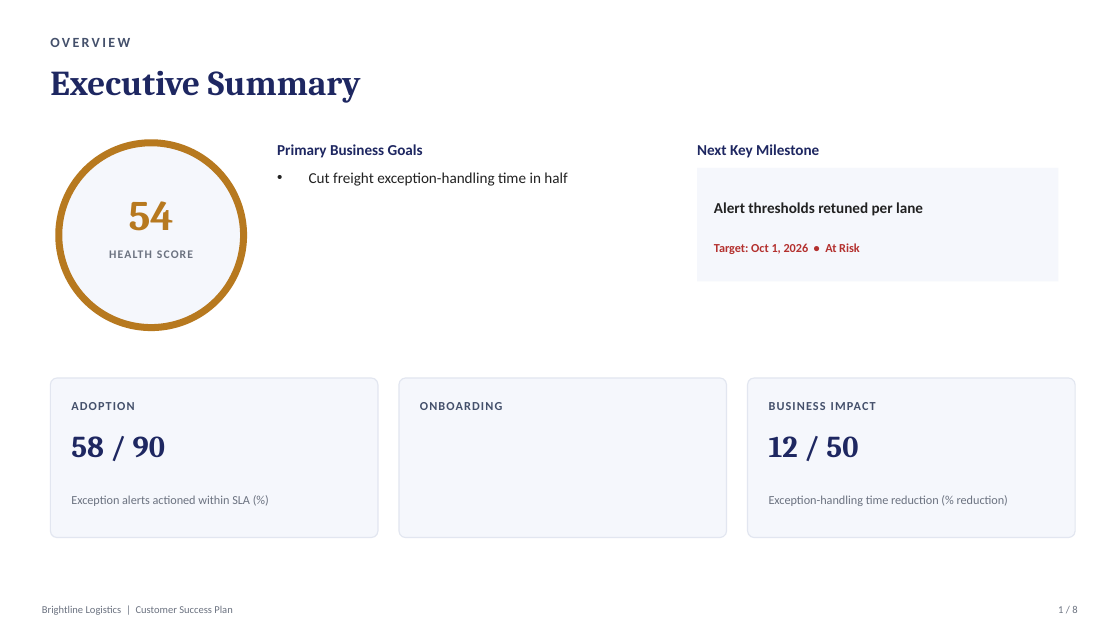
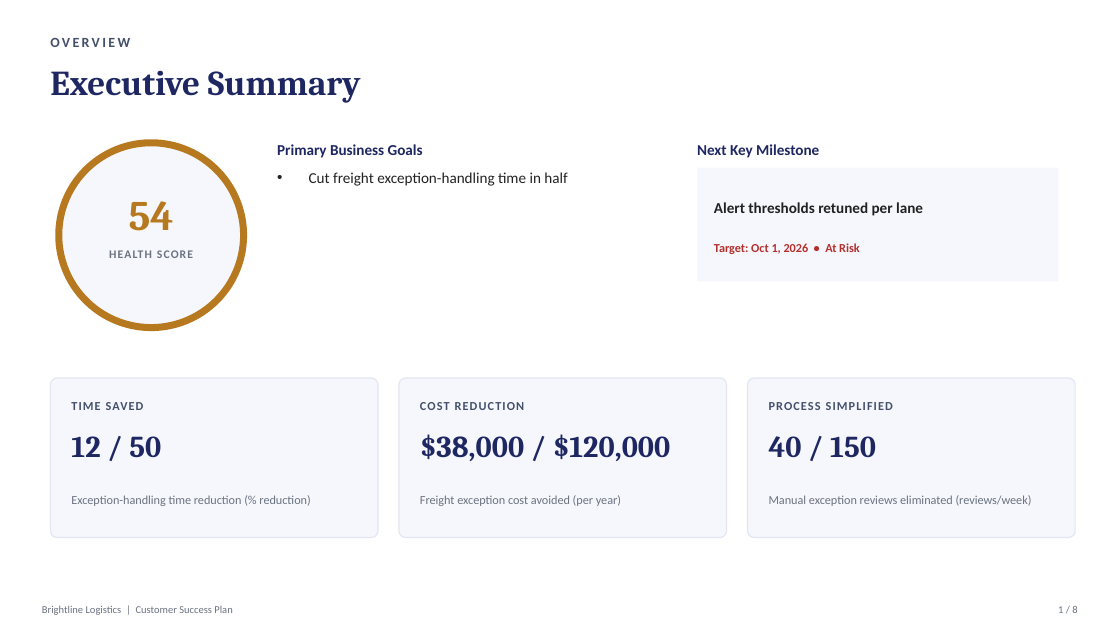
Before and after one commit to melissamcgowan/Success-Plan-Generator, a slide deck: slide 2 of Success Plan - Brightline Logistics.pptx. Drawn at 1120x630 pixels with LibreOffice and Linux fonts; fonts in the diff are those of the drawing. Boxes give left, top, right and bottom in pixels: in the first picture for what was removed or moved away, otherwise in the second. Text is boxed around its words. In the diff, an @@ line names an element or a change of style, - is before the commit and + after.

```diff
--- a/Success Plan - Brightline Logistics.pptx
+++ b/Success Plan - Brightline Logistics.pptx
@@ text at <box>71,402,144,410</box>: text changed @@
-ADOPTION
+TIME SAVED
@@ text at <box>420,402,525,410</box>: text changed @@
-ONBOARDING
+COST REDUCTION
@@ text at <box>769,402,893,410</box>: text changed @@
-BUSINESS IMPACT
+PROCESS SIMPLIFIED
@@ text at <box>71,436,161,458</box>: text changed @@
-58 / 90
+12 / 50
@@ text added at <box>420,434,670,461</box>, 26 pt, text #1E2761, bold @@
+$38,000 / $120,000
@@ text at <box>769,436,876,458</box>: text changed @@
-12 / 50
+40 / 150
@@ text at <box>71,495,310,506</box>: text changed @@
-Exception alerts actioned within SLA (%)
+Exception-handling time reduction (% reduction)
@@ text added at <box>420,495,621,506</box>, 10.5 pt, text #6B7280 @@
+Freight exception cost avoided (per year)
@@ text at <box>769,495,1032,506</box>: text changed @@
-Exception-handling time reduction (% reduction)
+Manual exception reviews eliminated (reviews/week)
```
Also in this commit, not shown: 5 other slides changed, 1 slide added, 1 slide removed, 6 other files.
